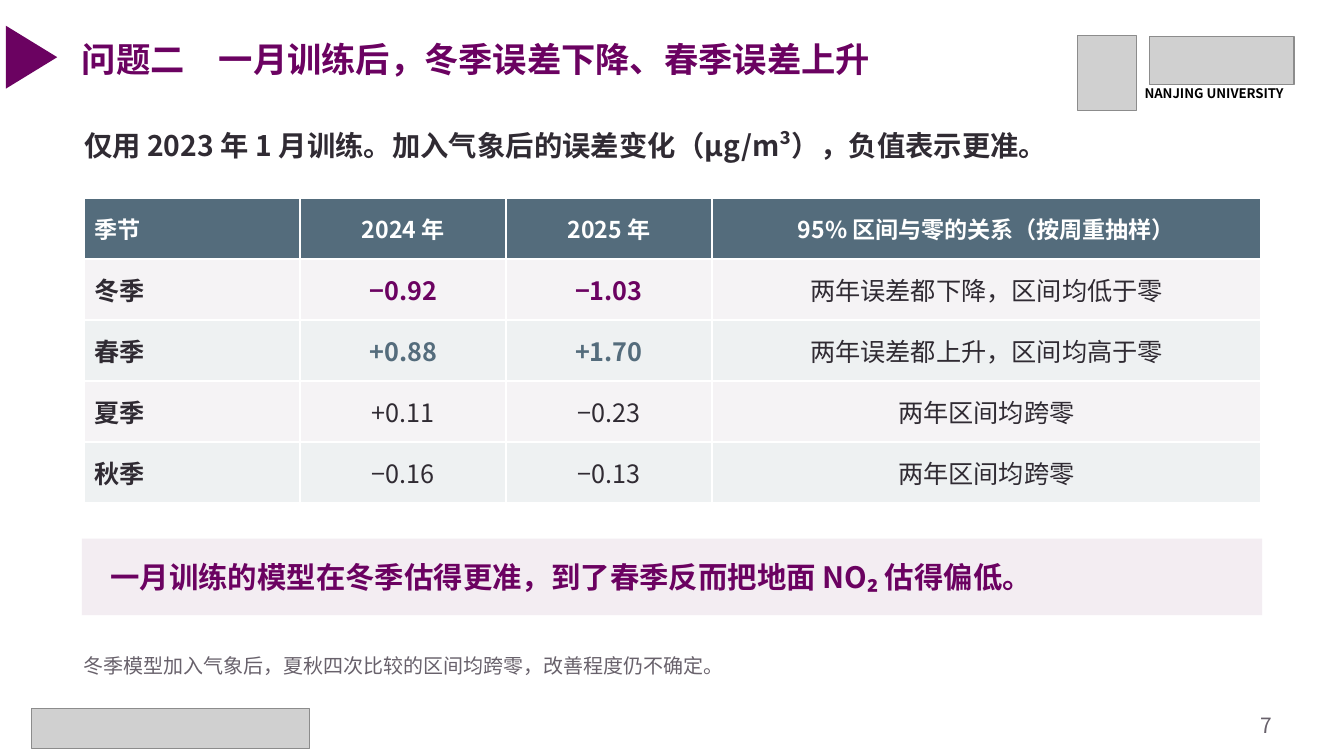
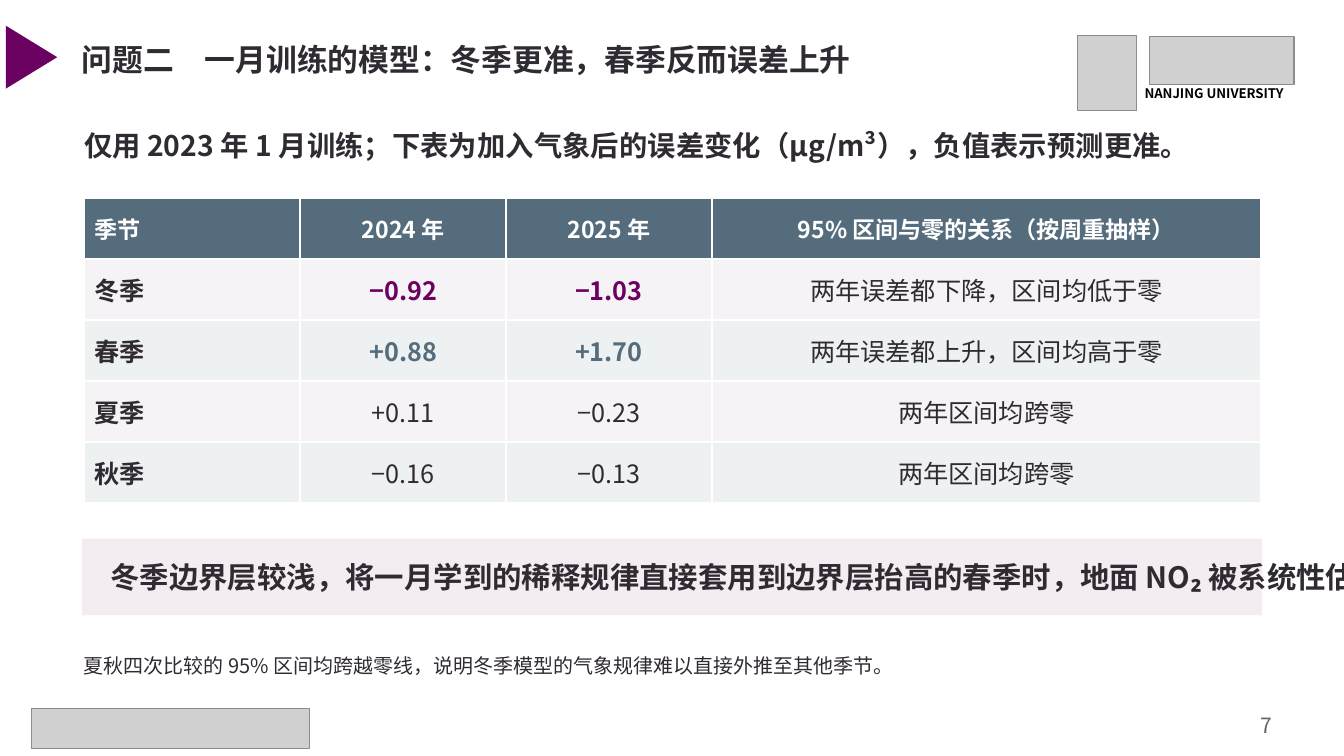
Before and after one commit to gxm-nju/china-air-pollution, a slide deck: slide 7 of docs/课堂展示.pptx. Drawn at 1344x756 pixels with LibreOffice and Linux fonts; fonts in the diff are those of the drawing; grey boxes stand for pictures. Boxes give left, top, right and bottom in pixels: in the first picture for what was removed or moved away, otherwise in the second. Text is boxed around its words. In the diff, an @@ line names an element or a change of style, - is before the commit and + after.

```diff
--- a/docs/课堂展示.pptx
+++ b/docs/课堂展示.pptx
@@ text at <box>82,44,851,75</box>: text changed; size 24.5 to 22 pt; text colour #6B0261 to #302B33 @@
-问题二 一月训练后，冬季误差下降、春季误差上升
+问题二 一月训练的模型：冬季更准，春季反而误差上升
@@ text at <box>84,131,1189,163</box>: text changed @@
-仅用 2023 年 1 月训练。加入气象后的误差变化（µg/m³），负值表示更准。
+仅用 2023 年 1 月训练；下表为加入气象后的误差变化（µg/m³），负值表示预测更准。
@@ text at <box>110,563,1344,592</box>: text changed; text colour #6B0261 to #302B33 @@
-一月训练的模型在冬季估得更准，到了春季反而把地面 NO₂ 估得偏低。
+冬季边界层较浅，将一月学到的稀释规律直接套用到边界层抬高的春季时，地面 NO₂ 被系统性估低。
@@ text at <box>84,656,893,675</box>: text changed; text colour #68616B to #302B33 @@
-冬季模型加入气象后，夏秋四次比较的区间均跨零，改善程度仍不确定。
+夏秋四次比较的 95% 区间均跨越零线，说明冬季模型的气象规律难以直接外推至其他季节。
```
Also in this commit, not shown: 8 other slides changed, 1 other file.
